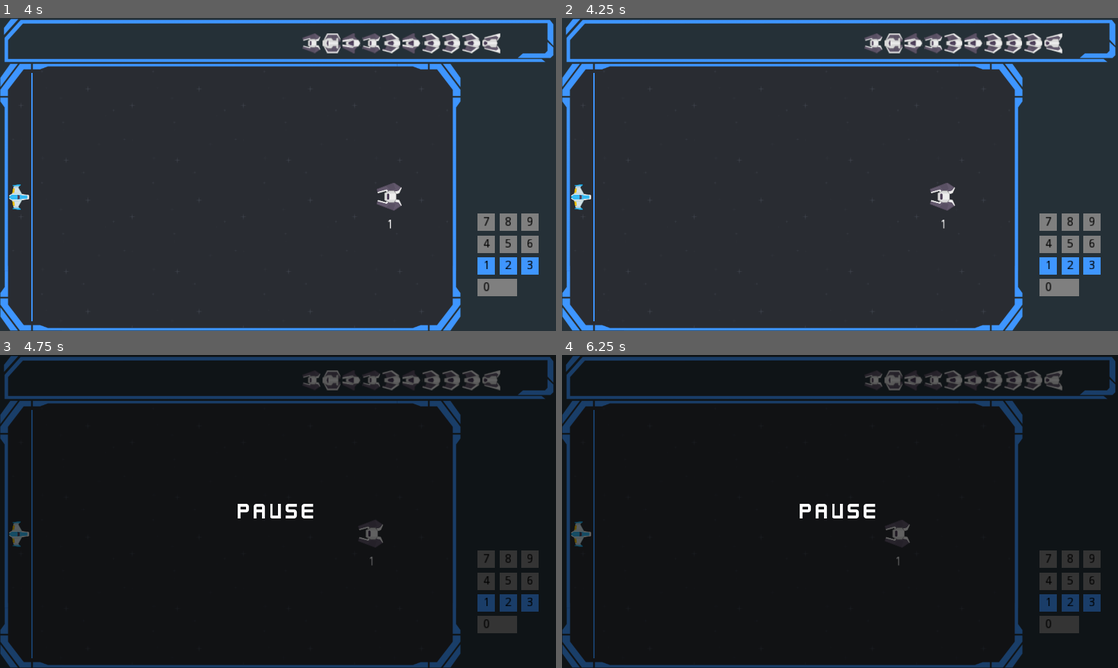
Above: before the commit, frames 1-4 (two rows, left to right).
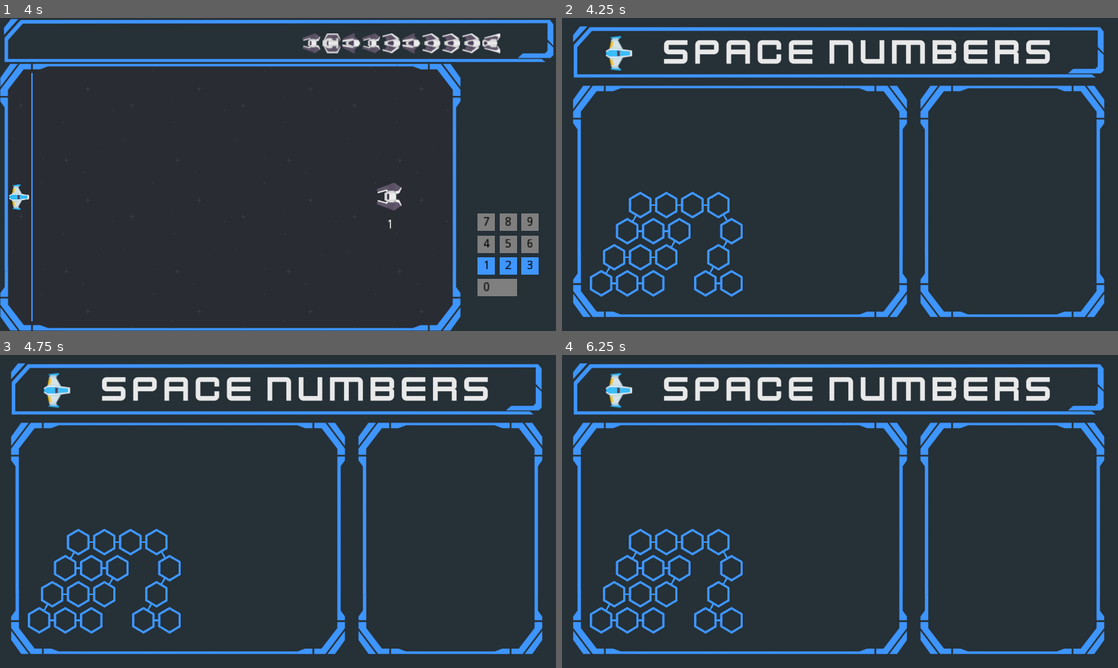
Above: after the commit, the same moments.

Repository: PKlimo/SpaceNumbers
Game: Godot game, scene res://TitleScreen.tscn
Same seed, same stepped clock (60 frames per second), same inputs: the game is played once before the commit and once after it.
Inputs (mouse positions are in pixels of both pictures, inside the frame that each line leads up to):
- Up to frame 1 (4 s): tap Enter at 0.5, 3.5 s; move the mouse to (88, 284) at 0.52 s; hold Right (ui_right) 0.53-1.28 s; click (88, 284) at 0.67 s; tap Space at 0.77, 1.25, 1.52, 3.02, 3.77 s; move the mouse to (166, 190) at 1.27 s; hold Down (ui_down) 1.28-2.03 s; click (166, 190) at 1.42 s; move the mouse to (333, 105) at 2.02 s; hold Right (ui_right) 2.03-2.78 s; click (333, 105) at 2.17 s; move the mouse to (250, 237) at 2.77 s; hold Up (ui_up) 2.78-3.53 s; click (250, 237) at 2.92 s; move the mouse to (444, 221) at 3.52 s; hold Left (ui_left) from 3.53 s (still down); click (444, 221) at 3.67 s
- Up to frame 2 (4.25 s): keep holding Left (ui_left); tap Escape at 4.15 s
- Up to frame 3 (4.75 s): keep holding Left (ui_left); move the mouse to (111, 464) at 4.27 s; click (111, 464) at 4.42 s; tap Space at 4.52 s
- Up to frame 4 (6.25 s): tap Space at 5, 6.02 s; move the mouse to (867, 511) at 5.02 s; release Left (ui_left) at 5.03 s; hold Down (ui_down) 5.03-5.78 s; click (867, 511) at 5.17 s; move the mouse to (756, 433) at 5.77 s; hold Right (ui_right) from 5.78 s (still down); click (756, 433) at 5.92 s

Frame 1 is identical in both runs. In frame 2, 22% of the frame differs, in the area x 0-100%, y 0-100%; in frame 3, 96%; in frame 4, 96%.

Commit message:
added hangling esc key
Signed-off-by: pklimo <pklimo@gmail.com>

Diff:
--- /dev/null
+++ b/TitleScreen.gd
@@ -0,0 +1,6 @@
+extends Node2D
+
+func _input(event):
+	if event is InputEventKey and event.is_pressed():
+		if event.scancode == KEY_ESCAPE:
+			get_tree().quit()
--- a/TitleScreen.tscn
+++ b/TitleScreen.tscn
@@ -1,10 +1,12 @@
-[gd_scene load_steps=4 format=2]
+[gd_scene load_steps=5 format=2]
 
 [ext_resource path="res://Assets/title_screen.png" type="Texture" id=1]
 [ext_resource path="res://Assets/title_screen_temp.png" type="Texture" id=2]
 [ext_resource path="res://Level.tscn" type="PackedScene" id=3]
+[ext_resource path="res://TitleScreen.gd" type="Script" id=4]
 
 [node name="TitleScreen" type="Node2D"]
+script = ExtResource( 4 )
 
 [node name="Background" type="TextureRect" parent="."]
 margin_right = 1280.0
--- a/screen.gd
+++ b/screen.gd
@@ -28,3 +28,7 @@
 			# https://docs.godotengine.org/en/stable/classes/class_inputeventkey.html#class-inputeventkey
 			# https://docs.godotengine.org/en/stable/classes/class_%40globalscope.html#enum-globalscope-keylist
 			emit_signal("keypad",event.scancode - KEY_KP_0)
+		if event.scancode == KEY_ESCAPE:
+			get_tree().paused = false
+			if get_tree().change_scene("res://TitleScreen.tscn") != OK:
+				print("Error loading scene res://TitleScreen.tscn")
